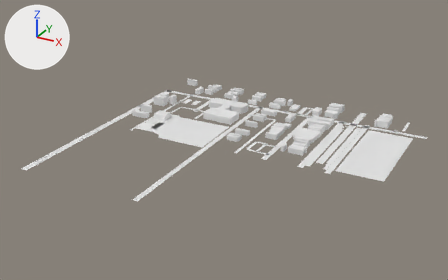
An edit to the glTF model app/public/world/tiles/1_12.lod1.glb, drawn before and after from the same camera.
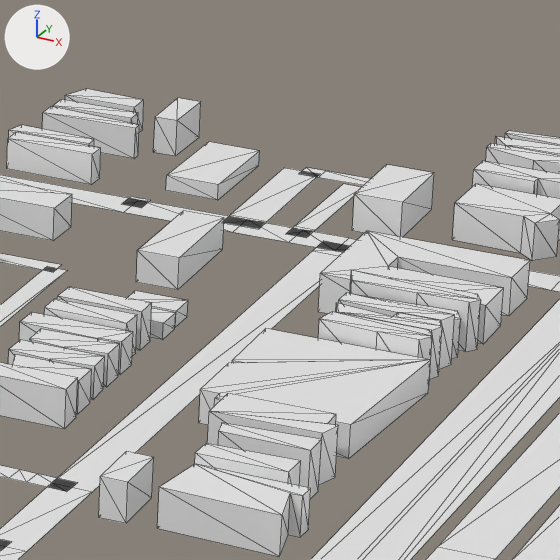
Each version is shown whole from a camera (50 mm lens) standing at (1182.0, -7057.0, 415.0) and looking at (740.0, -6253.0, 13.0), then close up on the part from 60% to 75% of the width and 31% to 56% of the height. The axes (+X, +Y, +Z) are drawn at upper left. The lights are the same throughout. The first two pictures are the older version. The close-ups show mesh edges as thin lines. Where no turn or scale is listed for an object, it has been applied to the vertices. Vertices at exactly the same position are counted once.

The first close-up shows 'buildings', 'ground'.
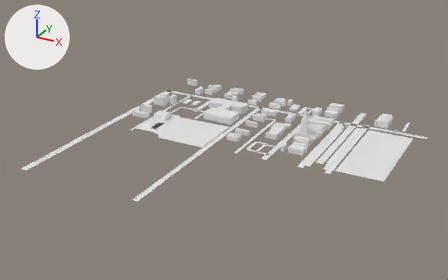
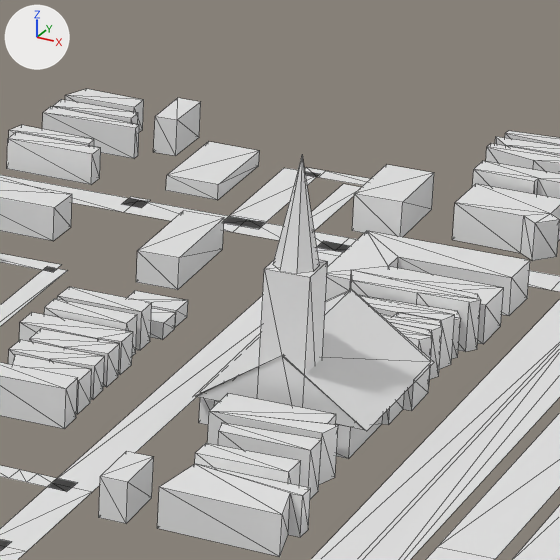
Where the newer file only moved an object's origin or applied its transform, the numbers keep the older frame.

Edits to the bpy script that builds the scene:
```text
Change me_buildings:
    used by ob_buildings; location = (735.2, -6111.0, 7.6)
    remove me_buildings.from_pydata(...)  # 725 vertices, 955 faces; spans x -215.0..215.0, y -113.0..113.0, z -8.0..8.0
    add me_buildings.from_pydata(...)  # 772 vertices, 1008 faces; spans x -215.0..215.0, y -113.0..113.0, z -8.0..54.0
    me_buildings part 1: the loose piece of 8 vertices spanning x 48.0..66.0, y -66.0..-59.0, z -8.0..0.0 is copied, and the copy is scaled about its middle by (-0.605, -1.49, 5), then moved by (52.0, 7.0, 15.0); it spans x 103.0..113.0, y -60.0..-50.0, z -8.0..30.0
    me_buildings part 2
    7 vertices are removed from x 89.0..126.0, y -60.0..-20.0, z 0.0
    24 faces are deleted
    1 vertex moves from x 94.0, y -58.0, z 0.0 to x 104.0, y -53.0, z 30.0
    29 vertices are added at x 88.0..127.0, y -61.0..-19.0, z -8.0..54.0
    8 new vertices lie (0.0, 0.0, 7.0) away from vertices in x 89.0..126.0, y -60.0..-20.0, z -8.0
    9 new vertices lie (0.0, 0.0, 7.0) away from vertices in x 93.0..126.0, y -42.0..-30.0, z -8.0
    67 new faces join them
```

Changed parts and their boxes (x1, y1, x2, y2) in the close-ups (560 x 560 px):
part 1 of me_buildings, added
    after: (257, 259, 328, 408)
part 2 of me_buildings, built on
    before: (199, 329, 431, 459)
    after: (194, 155, 434, 459)
